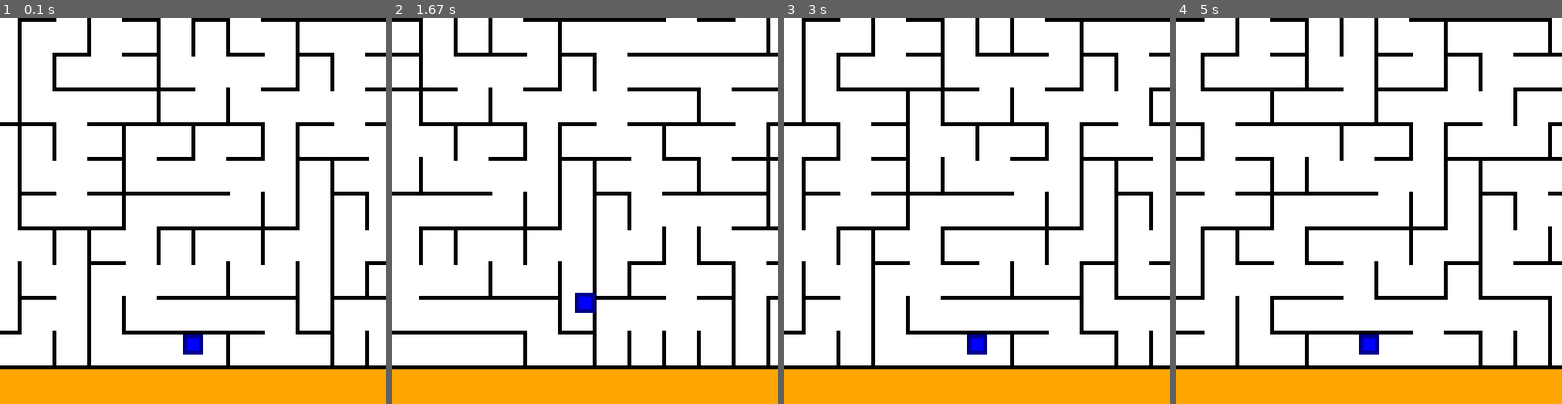
Above: before the commit, frames 1-4 (left to right).
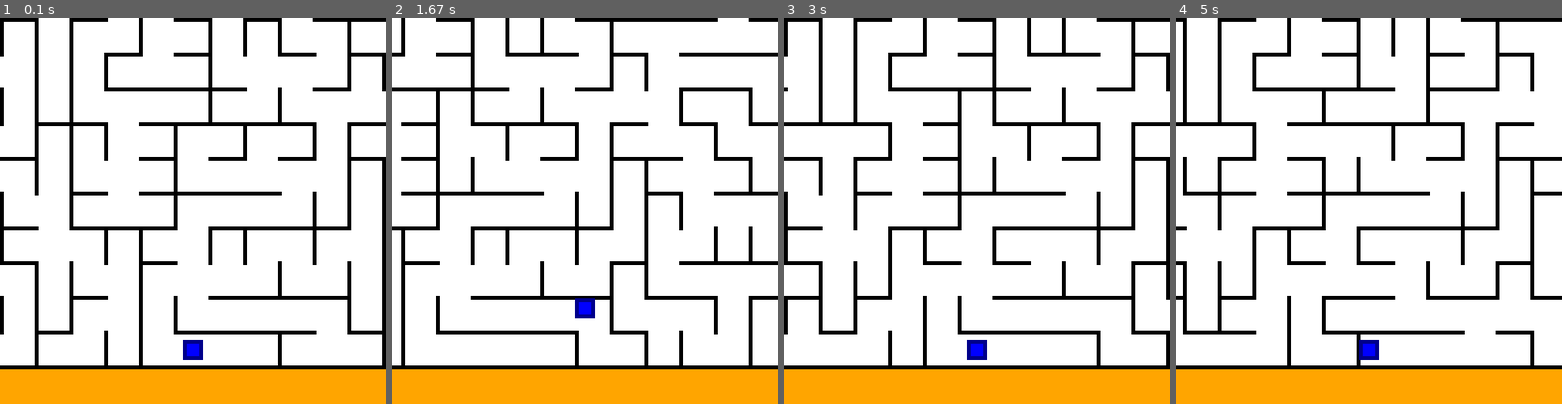
Above: after the commit, the same moments.

Repository: ZaChuChu/Pygame-Games
Game: pygame game, started from CameraMazeGame/main.py
Two runs of this game, one before a commit and one after it. Both use one fixed random seed, a clock stepped at 60 frames per second and the inputs below.
Inputs:
- Up to frame 1 (0.1 s): no input
- Up to frame 2 (1.67 s): hold Right 0.33-0.8 s; hold Up 0.83-1.13 s; hold Right 1.17-1.63 s
- Up to frame 3 (3 s): hold Left 1.67-2.2 s; hold Down 2.23-2.53 s; hold Left 2.57-2.97 s
- Up to frame 4 (5 s): hold Up 3-3.37 s; hold Right 3.4-4.03 s; hold Down 4.07-4.43 s; hold Left 4.47-4.93 s; hold Right from 4.97 s (still down)

The runs differ from the first frame. In frame 1, 14% of the frame differs, in the area x 0-100%, y 0-90%; in frame 2, 13%; in frame 3, 14%; in frame 4, 13%.

Commit message:
Cleaned up print statements etc.

Diff:
--- a/CameraMazeGame/main.py
+++ b/CameraMazeGame/main.py
@@ -33,8 +33,8 @@
     playerSpeed = wallOffset // 15
     maxX = mazeWidth
     maxY = mazeHeight
-    playerStartX = (mazeWidth - playerWidth) // 2
-    playerStartY = mazeHeight - wallOffset
+    playerStartX = wallWidth + maze.getEntrance() * wallOffset + (wallOffset - wallWidth - playerWidth) // 2
+    playerStartY = mazeHeight - wallOffset + (wallOffset - wallWidth - playerHeight) // 2
 
     player = Player(playerStartX, playerStartY, playerWidth, playerHeight, screenWidth, screenHeight, xOffset, yOffset, maxX, maxY, playerSpeed, playerColor)
 
--- a/CameraMazeGame/maze.py
+++ b/CameraMazeGame/maze.py
@@ -98,18 +98,6 @@
     def getEntrance(self):
         return self.entranceColumn
 
-    def getEntranceVerticals(self):
-        return self.enterBorderVerticals
-
-    def getEntranceHorizontal(self):
-        return self.enterBorderHorizontal
-
-    def getExitVerticals(self):
-        return self.exitBorderVerticals
-
-    def getExitHorizontal(self):
-        return self.exitBorderHorizontal
-
     def draw(self, screen):
         draw.rect(screen, "White", self.background)
         for row in self.horizontalWallTiles:
--- a/MazeGame/main.py
+++ b/MazeGame/main.py
@@ -10,7 +10,7 @@
 
     wallLength = 50
     wallWidth = int(wallLength * .1)
-    rows = 5
+    rows = 25
     cols = rows
 
     wallLength = max(screenHeight // (rows + 2), 1)
--- a/MazeGame/maze.py
+++ b/MazeGame/maze.py
@@ -74,9 +74,6 @@
             x = 0
             for edge in row:
                 edgeX = edge.node2[1]
-                if i == 0:
-                    print(edge)
-                    print(edgeX)
                 for wallX in range(x, edgeX):
                     self.verticalWalls[i][wallX] = Rect(wallX * self.segmentOffset + self.xOffset, i * self.segmentOffset + self.yOffset, self.segmentWidth, self.segmentLength)
                 x = edgeX + 1
@@ -147,8 +144,6 @@
         verticalColStart = max(left // self.segmentOffset, 0)
         verticalColEnd = min(right // self.segmentOffset, self.cols)
 
-        print(verticalRowStart, verticalRowEnd, verticalColStart, verticalColEnd)
-
         if left % self.segmentOffset < self.segmentWidth and left > self.segmentWidth:
             horizontalColStart = left // self.segmentOffset - 1
         else:
